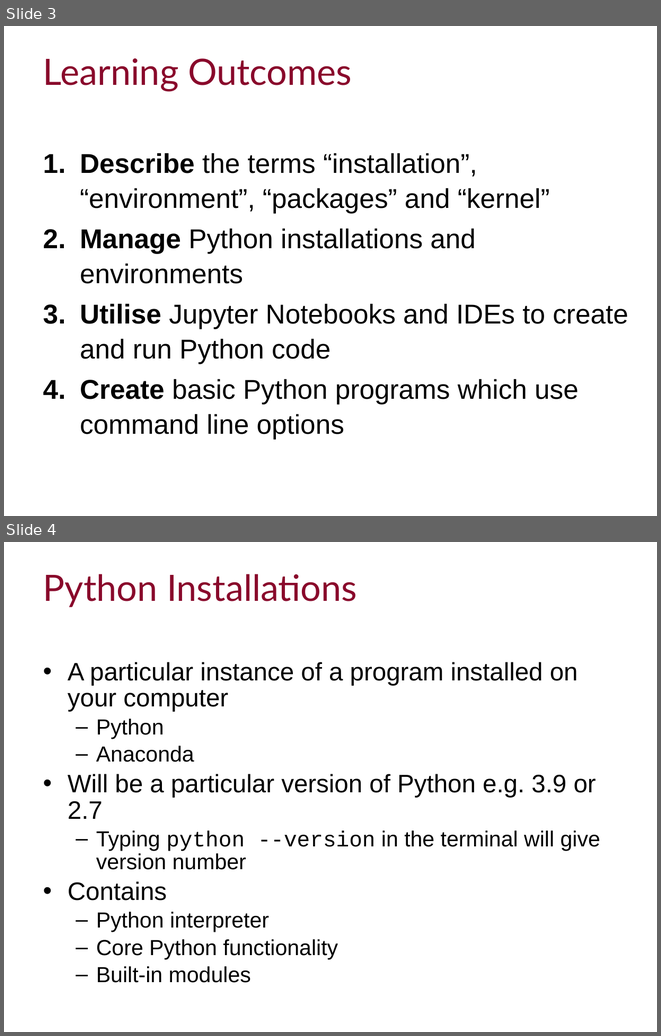
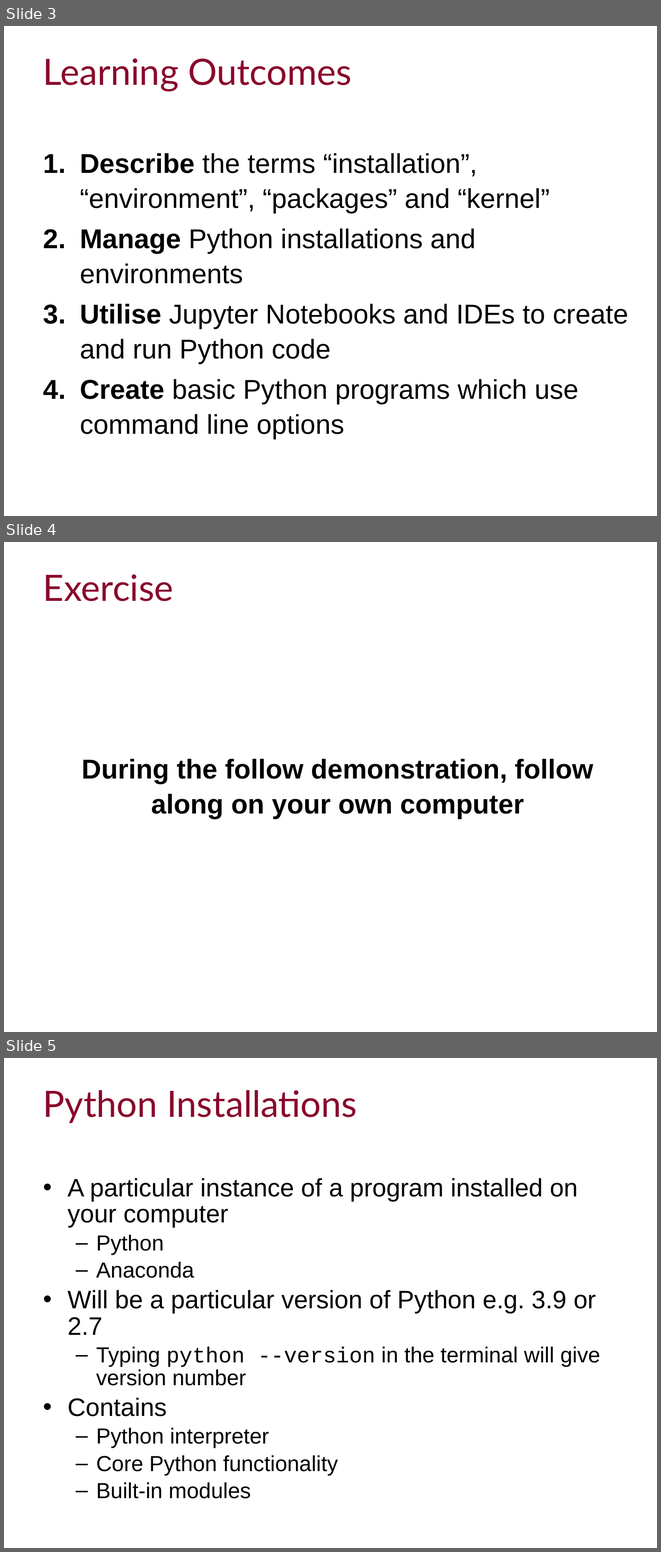
Before and after one commit to ImperialCollegeLondon/RCDS-managing-and-running-python-effectively, a slide deck: Managing and Running Python Effectively.pptx. Shown one above the other, each under a label of ours: slides 3 and 4 before the commit, slides 3, 4 and 5 after it. The pictures are 661x1036 and 661x1552 pixels, drawn with LibreOffice and Linux fonts; fonts in the diff are those of the drawing; background and template pictures are left out. Boxes give left, top, right and bottom in pixels: in the first picture for what was removed or moved away, otherwise in the second. Text is boxed around its words. In the diff, an @@ line names an element or a change of style, - is before the commit and + after.

Commit message:
Updated exercises to follow-along

```diff
--- a/Managing and Running Python Effectively.pptx
+++ b/Managing and Running Python Effectively.pptx
@@ slide 4 added at (x1=4, y1=542, x2=657, y2=1032), background #FFFFFF @@
@@ title added at (x1=43, y1=574, x2=174, y2=601), 40 pt, text #89092B @@
+Exercise
@@ text added at (x1=81, y1=758, x2=593, y2=819), 30 pt, text #000000, bold @@
+During the follow demonstration, follow along on your own computer
@@ what was slide 4 is now slide 5 @@
```
Also in this commit, not shown: 2 slides changed, 1 other slide added, 2 slides removed, 1 other file.
